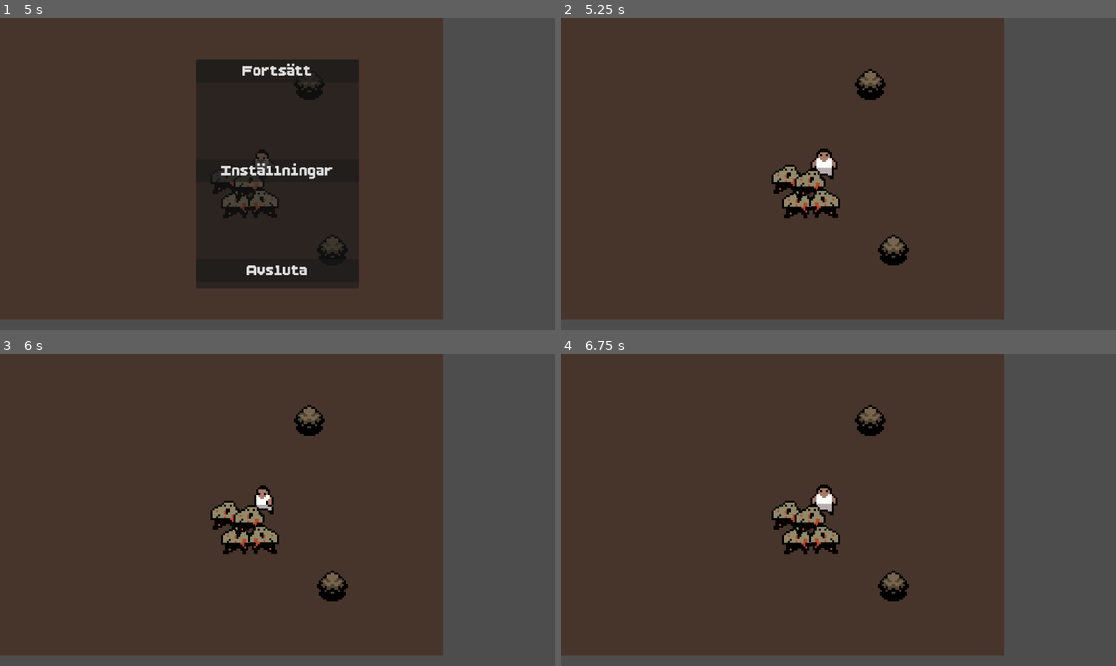
Above: before the commit, frames 1-4 (two rows, left to right).
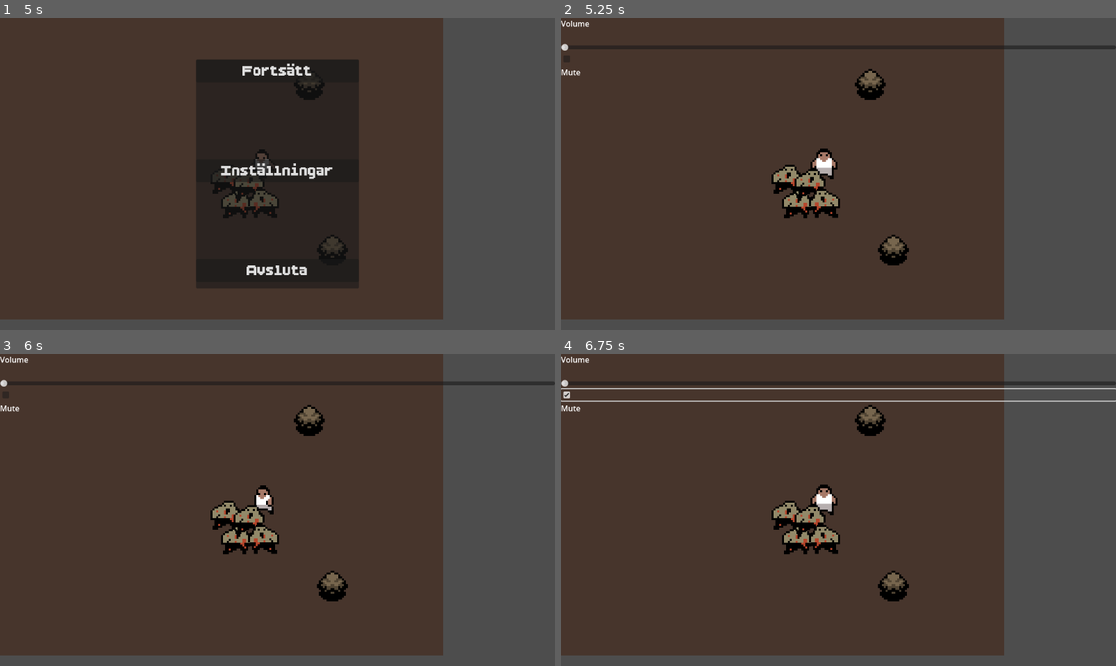
Above: after the commit, the same moments.

Repository: Liamthemannen/Project-2--Spel
Game: Godot game, scene res://Scen/main_menu.tscn
The game is run twice, just before and just after one commit, with the same random seed, the same clock (stepped at 60 frames per second) and the same inputs.
Inputs (mouse positions are in pixels of both pictures, inside the frame that each line leads up to):
- Up to frame 1 (5 s): click "Starta spelet!" at 0.5 s; hold D (Go_right) 1.28-2.03 s; hold S (Go_down) 2.03-2.78 s; hold D (Go_right) 2.78-3.53 s; hold W (Go_Up) 3.53-4.28 s; hold A (Go_left) from 4.28 s (still down); tap Escape (Paus) at 4.9 s
- Up to frame 2 (5.25 s): release A (Go_left) at 5 s; click "Inställningar" at 5 s
- Up to frame 3 (6 s): tap Enter at 5.75 s; hold A (Go_left) from 5.78 s (still down)
- Up to frame 4 (6.75 s): release A (Go_left) at 6.5 s; click (838, 394) at 6.52 s

Frame 1 is identical in both runs. In frame 2, 1.2% of the frame differs, in the area x 0-100%, y 0-19%; in frame 3, 1.2%; in frame 4, 2.1%.
Error before the commit: Invalid assignment of property or key 'visible' with value of type 'bool' on a base object of type 'null instance'. (res://Kod/paus_menu.gd:14)

Commit message:
Settings_menu_ingen_felhantering

Diff:
--- a/Kod/paus_menu.gd
+++ b/Kod/paus_menu.gd
@@ -1,8 +1,7 @@
 extends Control
 
 @onready var paus_menu: Control = $"."
-@onready var settings: Control = $"../Settings"
-
+@onready var settings_menu: Control = $"../Settings_menu"
 
 func _on_spela_pressed() -> void:
 	Engine.time_scale = 1 # Gör spelet till normal hastighet
@@ -11,7 +10,7 @@
 func _on_options_pressed() -> void:
 	# Stänger ner pausmenyn och öppnar inställningar
 	paus_menu.visible = false
-	settings.visible = true
+	settings_menu.visible = true
 
 
 func _on_avsluta_pressed() -> void:
--- a/Scen/main.tscn
+++ b/Scen/main.tscn
@@ -1,10 +1,11 @@
-[gd_scene load_steps=6 format=3 uid="uid://dpt1j6hgafrji"]
+[gd_scene load_steps=7 format=3 uid="uid://dpt1j6hgafrji"]
 
 [ext_resource type="Script" uid="uid://cn57eqad1ux0b" path="res://Scen/main.gd" id="1_wlob7"]
 [ext_resource type="PackedScene" uid="uid://c2nmf1b7m2v7b" path="res://Scen/Spelkaraktär.tscn" id="2_6u201"]
 [ext_resource type="PackedScene" uid="uid://cgkc2fjkwhe2h" path="res://Scen/Buske.tscn" id="2_303lf"]
 [ext_resource type="PackedScene" uid="uid://b6408ins3uock" path="res://Scen/fiende.tscn" id="3_6u201"]
 [ext_resource type="PackedScene" uid="uid://m5bcyscvo6r8" path="res://Scen/paus_menu.tscn" id="5_fa47m"]
+[ext_resource type="PackedScene" uid="uid://c7p5t1e3ny2wk" path="res://Scen/settings_menu.tscn" id="6_fa47m"]
 
 [node name="Main" type="Node2D"]
 script = ExtResource("1_wlob7")
@@ -61,3 +62,6 @@
 anchor_right = 0.5
 anchor_bottom = 0.5
 scale = Vector2(0.8, 0.8)
+
+[node name="Settings_menu" parent="CanvasLayer" instance=ExtResource("6_fa47m")]
+visible = false
--- a/Scen/main_menu.tscn
+++ b/Scen/main_menu.tscn
@@ -82,3 +82,4 @@
 
 [connection signal="pressed" from="Button3" to="." method="_on_button_3_pressed"]
 [connection signal="pressed" from="Button2" to="." method="_on_button_2_pressed"]
+[connection signal="pressed" from="Button" to="." method="_on_button_pressed"]
--- a/main_menu.gd
+++ b/main_menu.gd
@@ -7,3 +7,7 @@
 
 func _on_button_2_pressed() -> void:
 	get_tree().change_scene_to_file("res://Scen/main.tscn")
+
+
+func _on_button_pressed() -> void:
+	get_tree().change_scene_to_file("res://Scen/settings_menu.tscn")
